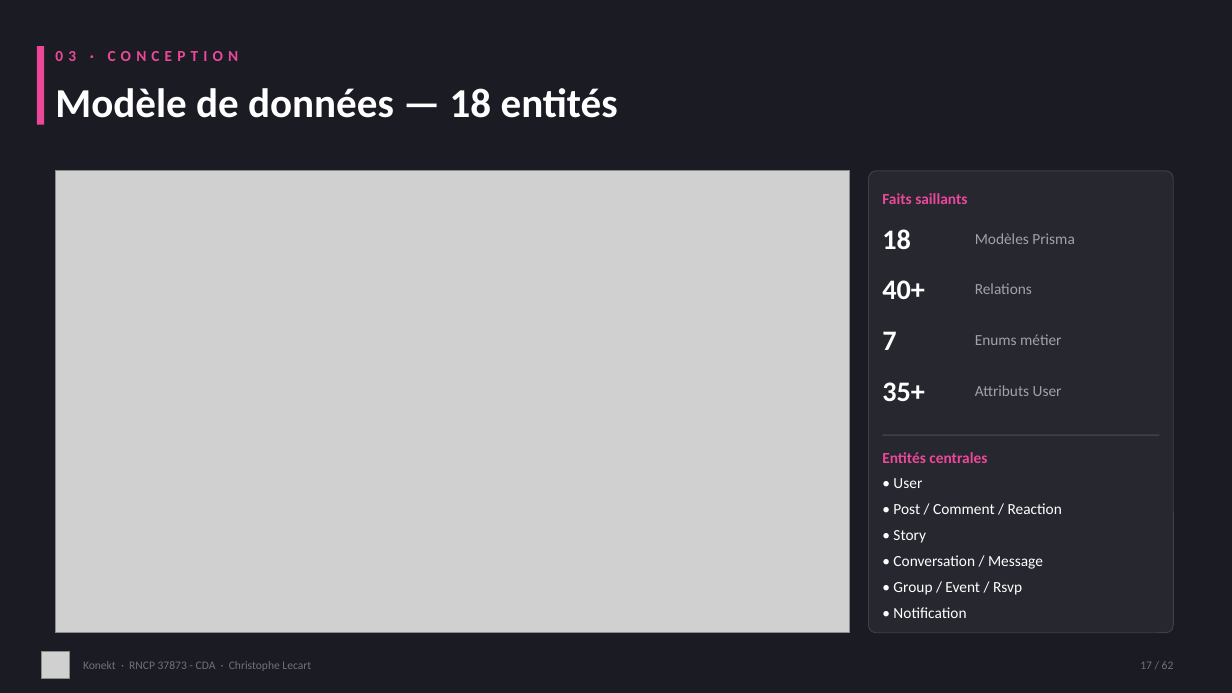
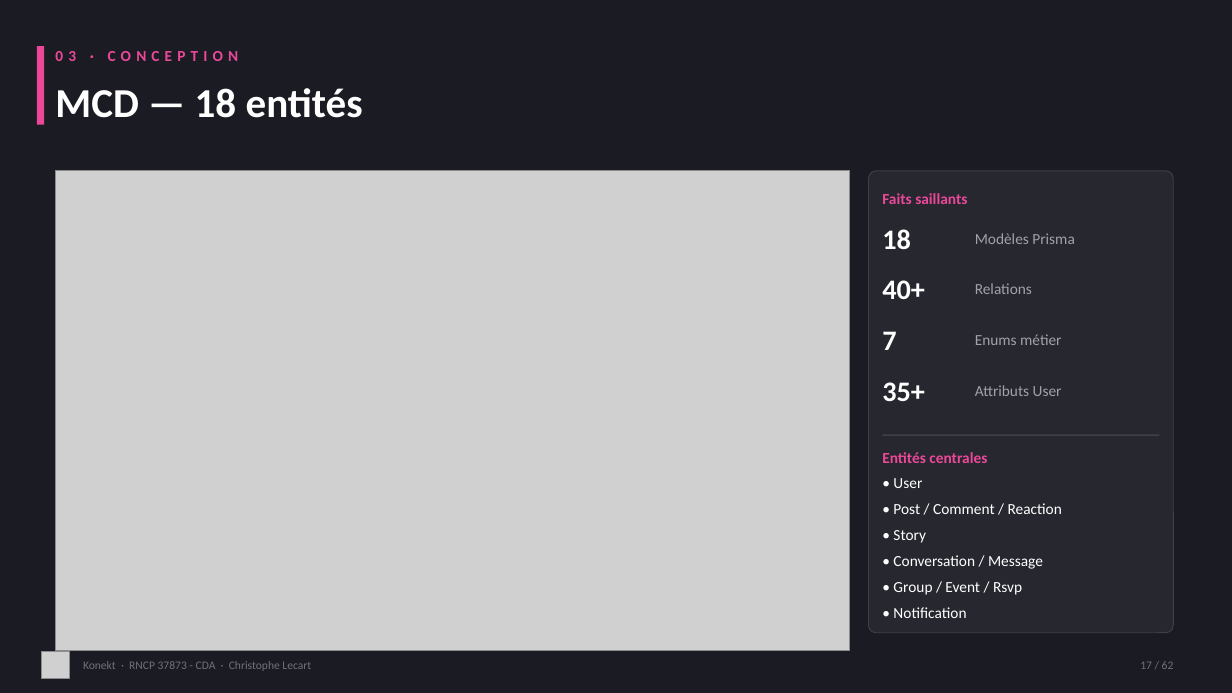
Before and after one commit to CLecart/social-network, a slide deck: slide 17 of dossier-certification/00-presentation/Konekt_RNCP_37873_Support_Visuel.pptx. Drawn at 1232x693 pixels with LibreOffice and Linux fonts; fonts in the diff are those of the drawing; grey boxes stand for pictures. Boxes give left, top, right and bottom in pixels: in the first picture for what was removed or moved away, otherwise in the second. Text is boxed around its words. In the diff, an @@ line names an element or a change of style, - is before the commit and + after.

```diff
--- a/dossier-certification/00-presentation/Konekt_RNCP_37873_Support_Visuel.pptx
+++ b/dossier-certification/00-presentation/Konekt_RNCP_37873_Support_Visuel.pptx
@@ text at [55, 88, 363, 118]: text changed @@
-Modèle de données — 18 entités
+MCD — 18 entités
@@ picture: place and size @@
-picture at [55, 171, 850, 633]
+picture at [55, 171, 850, 651]
```
